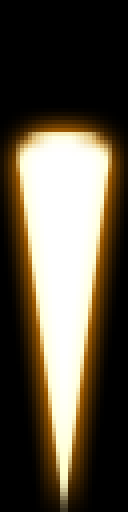
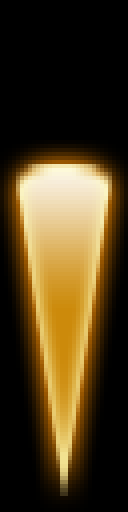
Before/after of a 128 x 512 layered artwork. What changed in the layer stack:
painted on "Layer 1" over bbox(16, 132, 112, 512)
